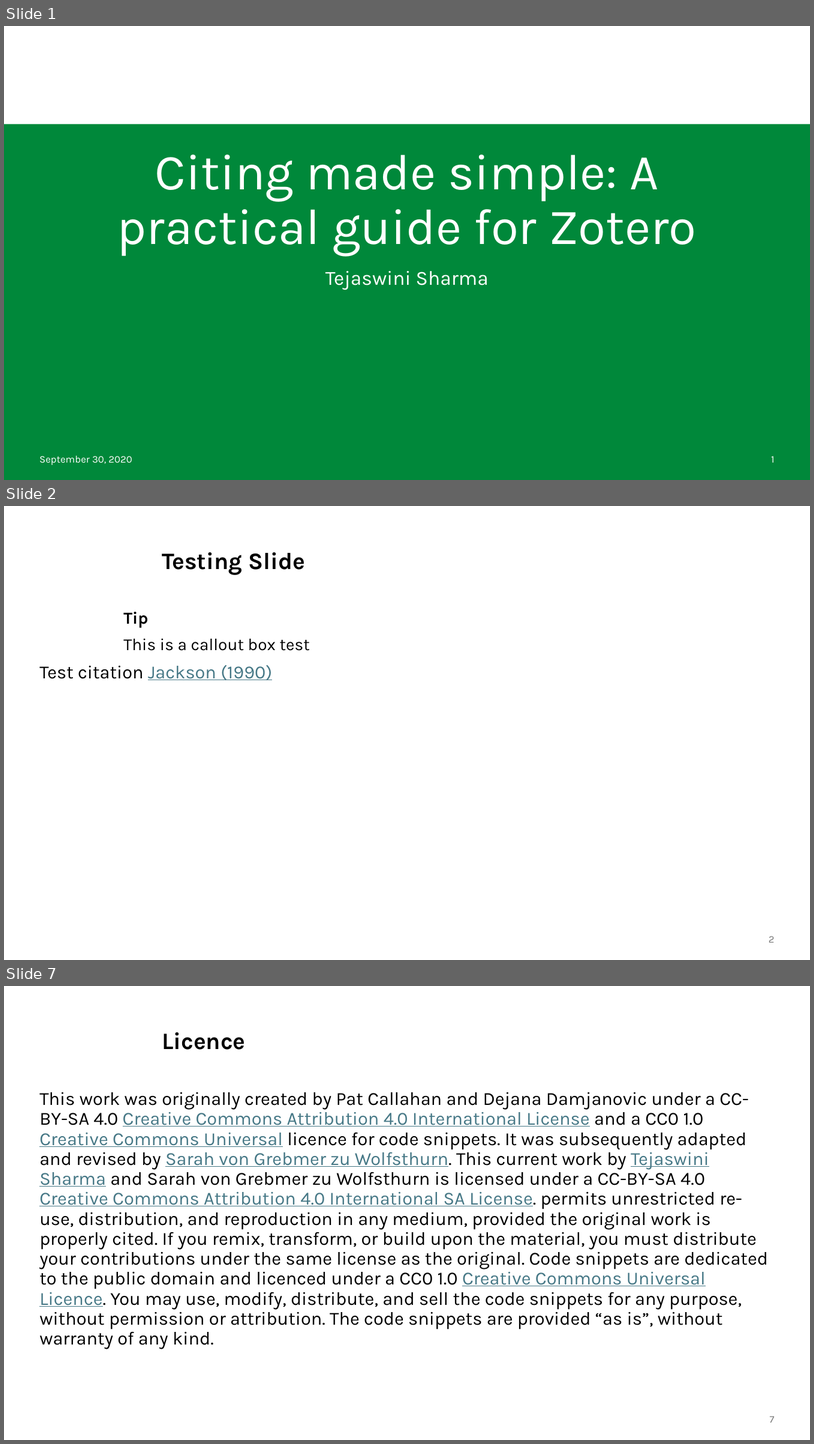
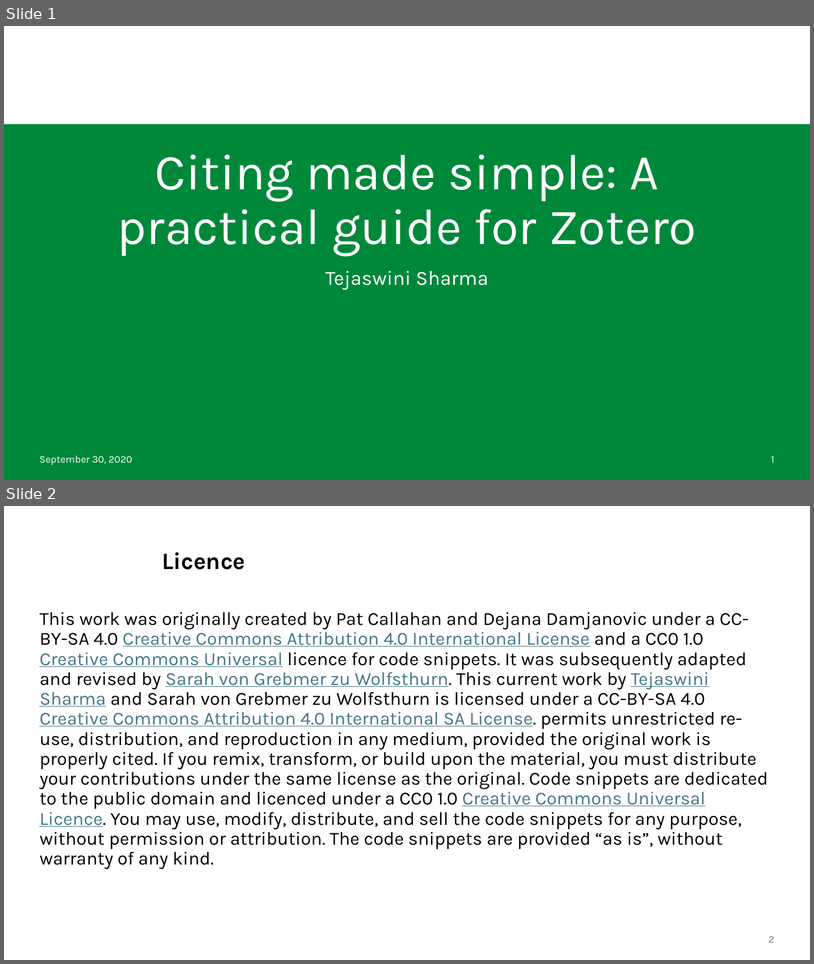
Before and after one commit to lmu-osc/train-the-trainer-test-repo-separate-slidedeck-zenodo, a slide deck: lmu-branded-test.pptx. Shown one above the other, each under a label of ours: slides 1, 2 and 7 before the commit, slides 1 and 2 after it; the slides between them are not shown. The pictures are 814x1444 and 814x964 pixels, drawn with LibreOffice and Linux fonts; fonts in the diff are those of the drawing; background and template pictures are left out. Boxes give left, top, right and bottom in pixels: in the first picture for what was removed or moved away, otherwise in the second. Text is boxed around its words. In the diff, an @@ line names an element or a change of style, - is before the commit and + after.

```diff
--- a/lmu-branded-test.pptx
+++ b/lmu-branded-test.pptx
@@ slide 2 removed at bbox=[4, 506, 810, 960], background #FFFFFF @@
@@ title removed at bbox=[162, 552, 305, 575] @@
-Testing Slide
@@ text removed at bbox=[39, 612, 310, 681] @@
-Tip
-This is a callout box test
-Test citation Jackson (1990)
@@ page number removed at bbox=[769, 936, 775, 942] @@
-2
@@ what was slide 7 is now slide 2 @@
@@ page number at bbox=[769, 936, 775, 942]: text changed @@
-7
+2
```
Also in this commit, not shown: 1 slide added, 5 other slides removed, 18 other files.
